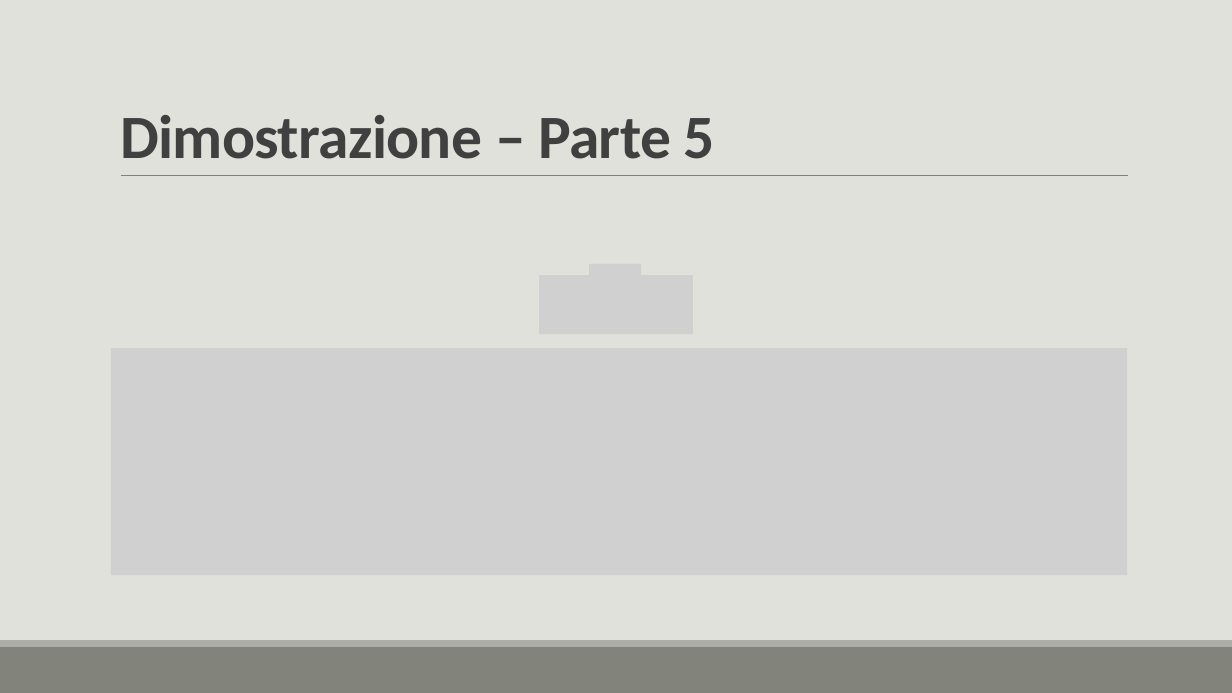
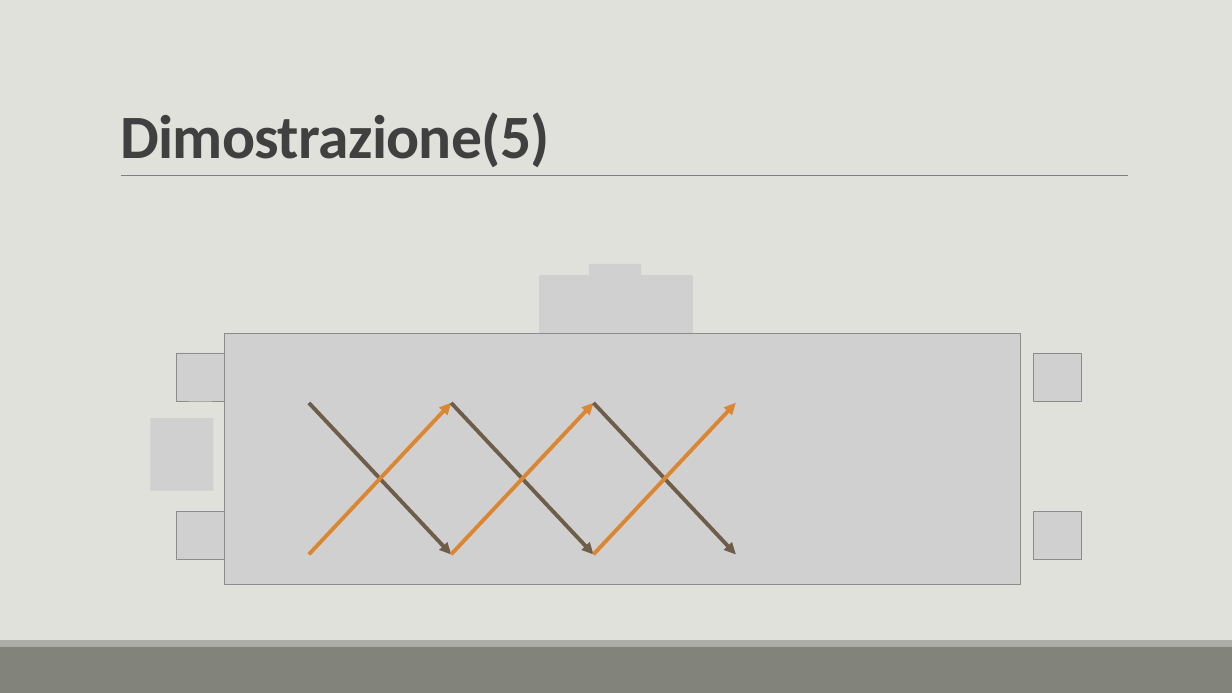
Before and after one commit to lory9894University/mcad, a slide deck: slide 18 of Prensentazione_V2.pptx. Drawn at 1232x693 pixels with LibreOffice and Linux fonts; fonts in the diff are those of the drawing; grey boxes stand for pictures. Boxes give left, top, right and bottom in pixels: in the first picture for what was removed or moved away, otherwise in the second. Text is boxed around its words. In the diff, an @@ line names an element or a change of style, - is before the commit and + after.

```diff
--- a/Prensentazione_V2.pptx
+++ b/Prensentazione_V2.pptx
@@ title at bbox=[120, 112, 550, 167]: text changed @@
-Dimostrazione – Parte 5
+Dimostrazione(5)
@@ picture added at bbox=[177, 353, 225, 401] @@
@@ picture: place and size @@
-picture at bbox=[111, 348, 1128, 576]
+picture at bbox=[225, 334, 1021, 585]
@@ picture added at bbox=[1034, 353, 1082, 401] @@
@@ picture added at bbox=[151, 419, 213, 491] @@
@@ arrow added from (309, 403) to (451, 555), #6E5D49 3 pt @@
@@ arrow added from (309, 555) to (451, 403), #DB8631 3 pt @@
@@ arrow added from (451, 403) to (593, 555), #6E5D49 3 pt @@
@@ arrow added from (451, 555) to (593, 403), #DB8631 3 pt @@
@@ arrow added from (593, 403) to (736, 555), #6E5D49 3 pt @@
@@ arrow added from (593, 555) to (736, 403), #DB8631 3 pt @@
@@ picture added at bbox=[177, 512, 225, 560] @@
@@ picture added at bbox=[1034, 512, 1082, 560] @@
```
Also in this commit, not shown: 12 other slides changed, 6 slides added, 4 slides removed, 1 other file.
